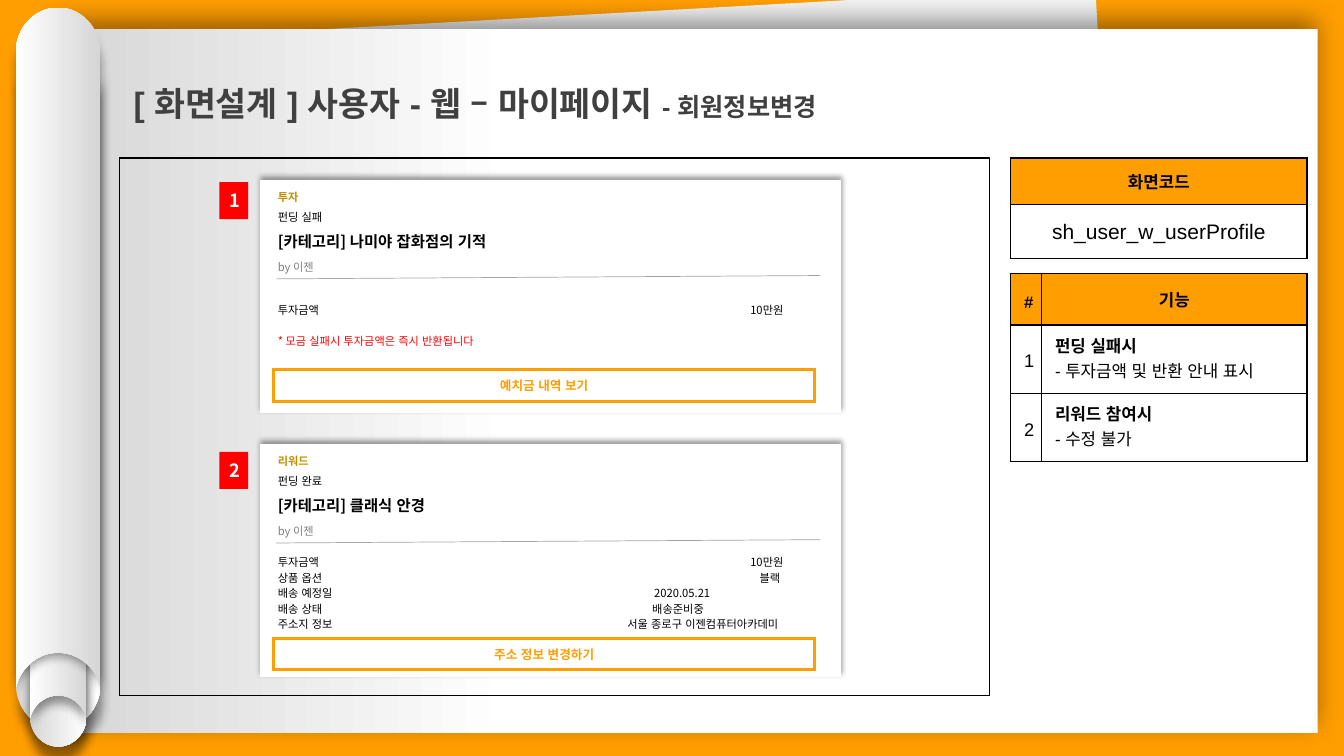
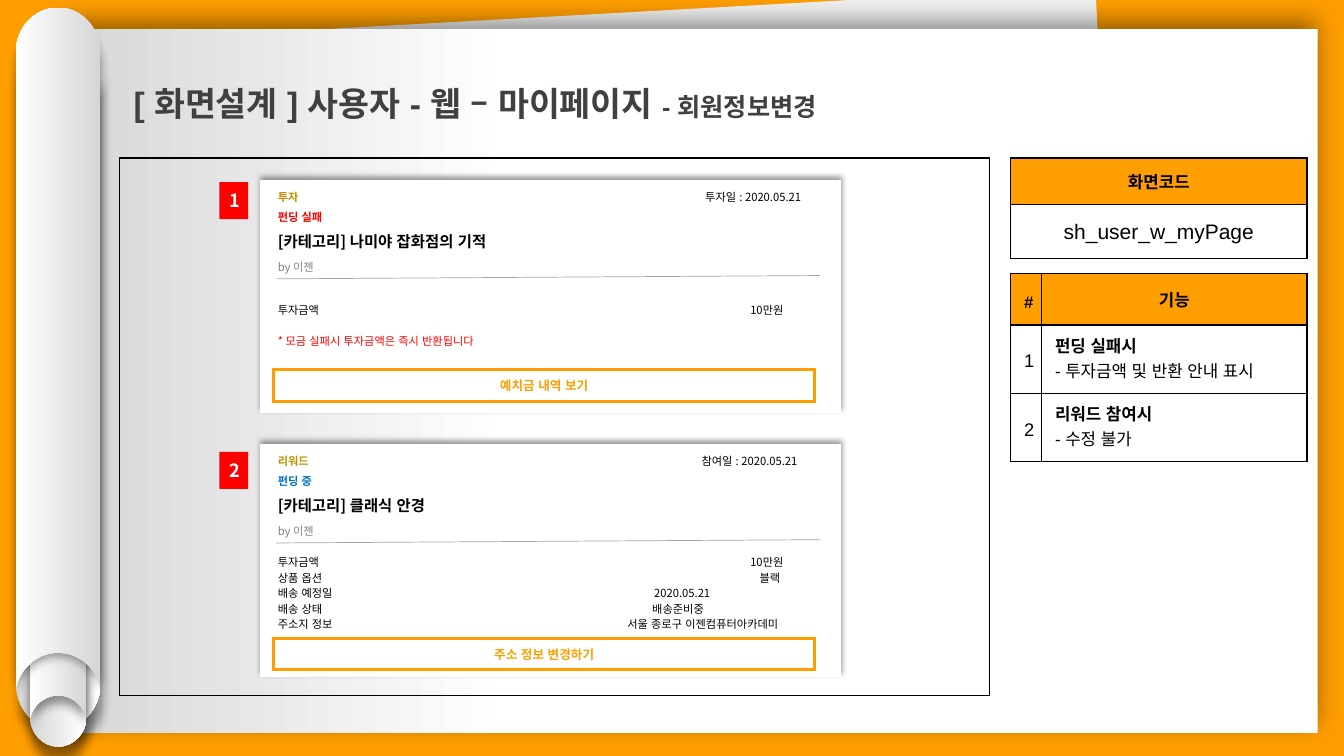
Before and after one commit to hhsw07/ezen-academy-projects, a slide deck: slide 5 of 0 발표용 파워포인트/project06 - 파워포인트 종합 - 서희.pptx. Drawn at 1344x756 pixels with LibreOffice and Linux fonts; fonts in the diff are those of the drawing; grey boxes stand for pictures. Boxes give left, top, right and bottom in pixels: in the first picture for what was removed or moved away, otherwise in the second. Text is boxed around its words. In the diff, an @@ line names an element or a change of style, - is before the commit and + after.

```diff
--- a/0 발표용 파워포인트/project06 - 파워포인트 종합 - 서희.pptx
+++ b/0 발표용 파워포인트/project06 - 파워포인트 종합 - 서희.pptx
@@ table at [1011, 158, 1308, 259] @@
-row 2, column 1: sh_user_w_userProfile
+row 2, column 1: sh_user_w_myPage
@@ rectangle "펀딩 실패" at [268, 209, 351, 227]: text colour #000000 to #FF0000, bold on @@
@@ rectangle added at [696, 189, 823, 207], fill #FFFFFF, outline #FFFFFF 1 pt, 8 pt, text #000000 @@
+투자일 : 2020.05.21
@@ text in rectangle at [278, 474, 312, 489]: text changed; text colour #000000 to #0070C0; bold on @@
-펀딩 완료
+펀딩 중
@@ rectangle added at [692, 452, 819, 470], fill #FFFFFF, outline #FFFFFF 1 pt, 8 pt, text #000000 @@
+참여일 : 2020.05.21
```
Also in this commit, not shown: 3 other slides changed.
